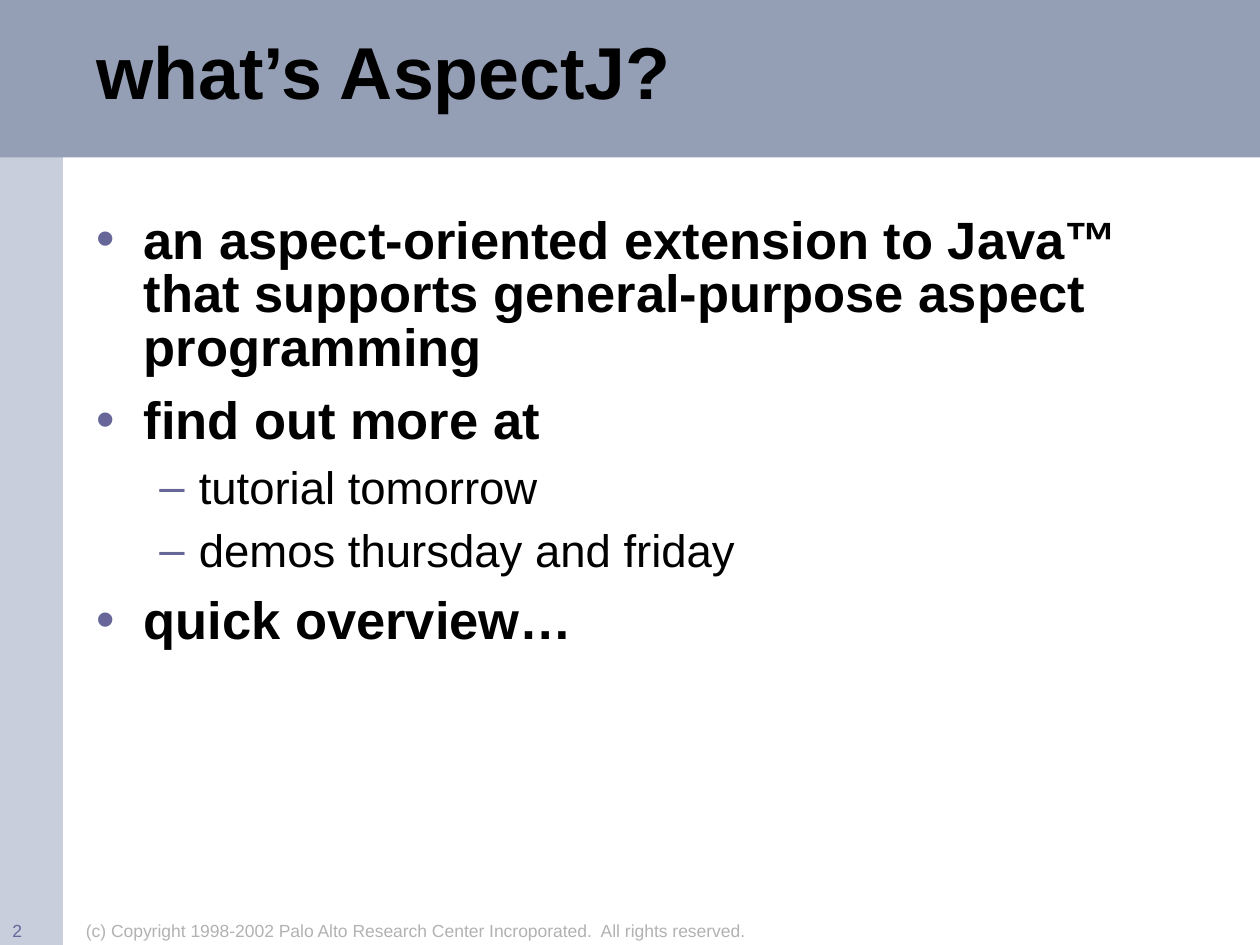
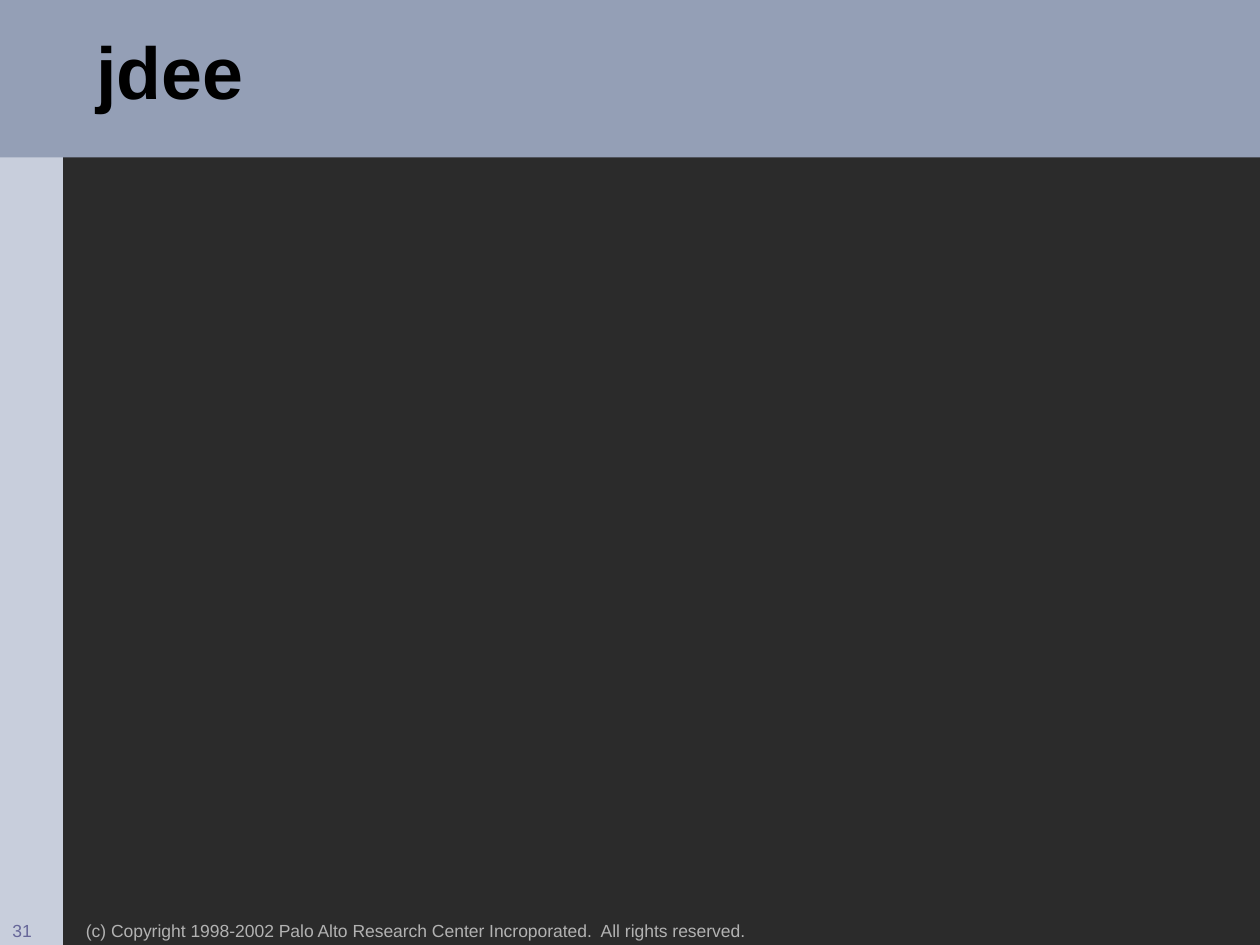
Before and after one commit to eclipse-aspectj/aspectj, a slide deck: slide 31 of docs/teaching/demos/oopsla2002.ppt (slide 2 before the commit). Drawn at 1260x945 pixels with LibreOffice and Linux fonts; fonts in the diff are those of the drawing; background and template pictures are left out; a plain dark background stands for a picture behind light text. Boxes give left, top, right and bottom in pixels: in the first picture for what was removed or moved away, otherwise in the second. Text is boxed around its words. In the diff, an @@ line names an element or a change of style, - is before the commit and + after.

```diff
--- a/docs/teaching/demos/oopsla2002.ppt
+++ b/docs/teaching/demos/oopsla2002.ppt
@@ background #FFFFFF to picture (left out) @@
@@ title at box(96, 45, 243, 112): text changed @@
-what’s AspectJ?
+jdee
@@ text removed at box(144, 221, 1117, 650) @@
-• an aspect-oriented extension to Java™ that supports general-purpose aspect programming
-• find out more at
-  – tutorial tomorrow
-  – demos thursday and friday
-• quick overview…
@@ page number at box(12, 925, 31, 937): text changed @@
-2
+31
```
Also in this commit, not shown: 14 other slides changed, 23 slides added.
